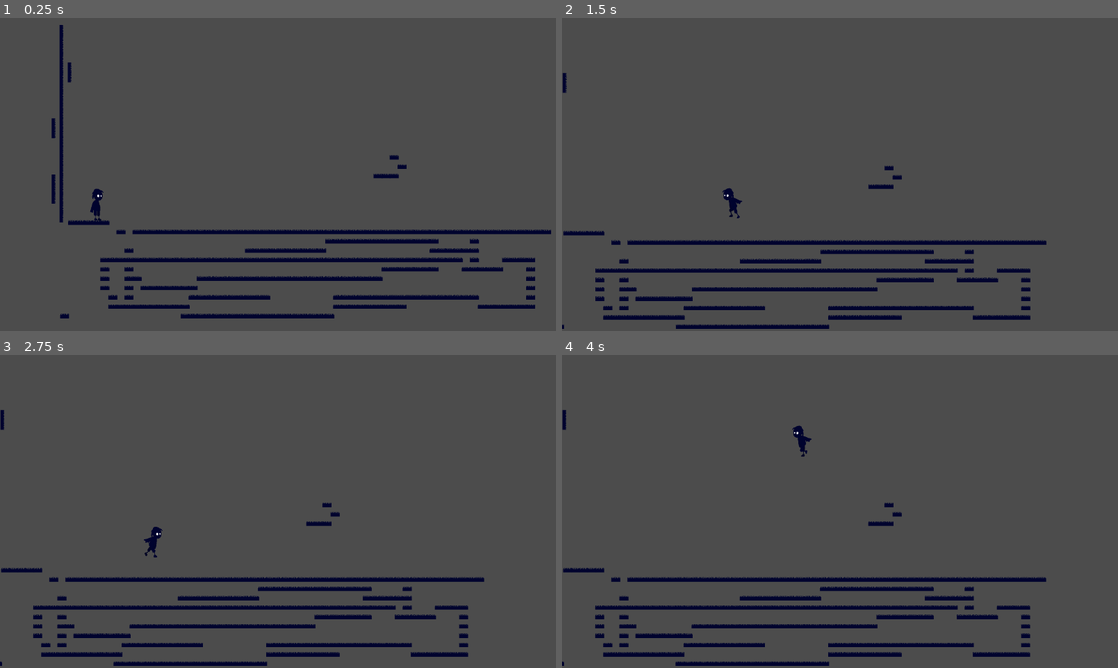
Above: before the commit, frames 1-4 (two rows, left to right).
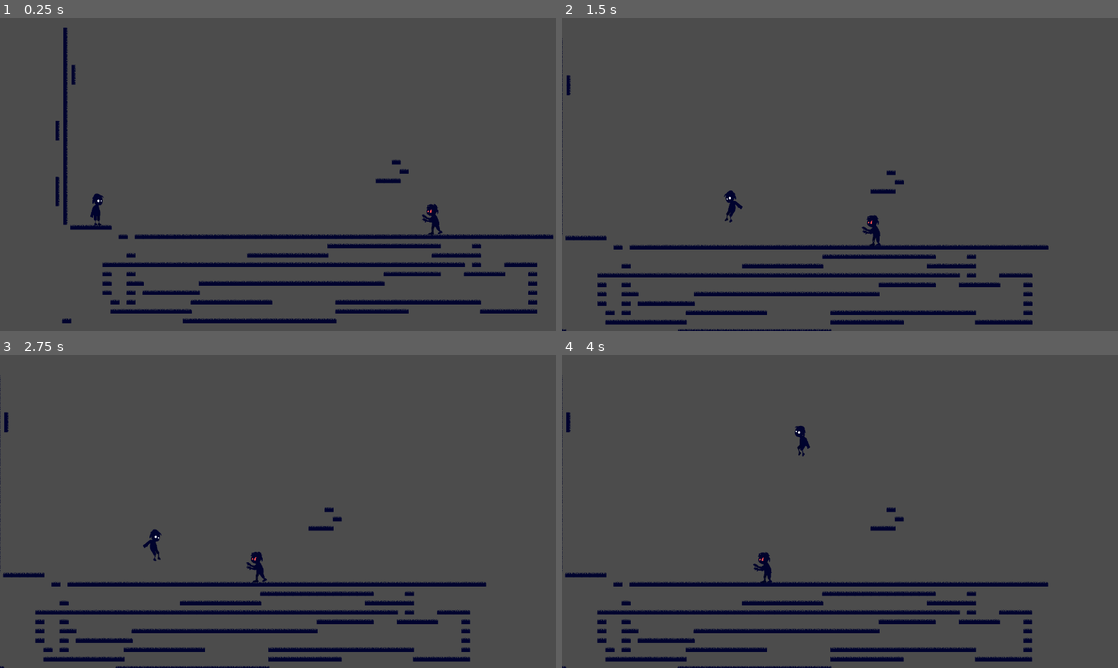
Above: after the commit, the same moments.

Repository: Harshharsh2275/Redo-a-2d-platformer
Game: Godot game, scene res://scenes/world/level.tscn
The game is run twice, just before and just after one commit, with the same random seed, the same clock (stepped at 60 frames per second) and the same inputs.
Inputs:
- Up to frame 1 (0.25 s): no input
- Up to frame 2 (1.5 s): hold Right (move_right) 0.53-1.28 s; hold Up (jump) 0.53-1.28 s; hold Left (move_left) from 1.28 s (still down); tap Up (jump) at 1.35 s
- Up to frame 3 (2.75 s): tap Up (jump) at 1.52, 1.82 s; release Left (move_left) at 2.03 s; hold Right (move_right) from 2.03 s (still down); hold Up (jump) from 2.03 s (still down)
- Up to frame 4 (4 s): release Up (jump) at 2.78 s; tap Up (jump) at 2.85, 3.02, 3.32 s; release Right (move_right) at 3.53 s; hold Left (move_left) from 3.53 s (still down); hold Up (jump) from 3.53 s (still down)

The runs differ from the first frame. In frame 1, 13% of the frame differs, in the area x 9-100%, y 2-98%; in frame 2, 11%; in frame 3, 11%; in frame 4, 11%.

Commit message:
organized and the zombie

Diff:
--- a/assets/tile_sets/Level.tres
+++ b/assets/tile_sets/Level.tres
@@ -1,16 +1,19 @@
-[gd_resource type="TileSet" load_steps=3 format=2]
+[gd_resource type="TileSet" load_steps=4 format=2]
 
-[ext_resource path="res://Game_grass1.png" type="Texture" id=1]
+[ext_resource path="res://assets/sprites/props/Game_grass1.png" type="Texture" id=1]
 
 [sub_resource type="ConvexPolygonShape2D" id=1]
-points = PoolVector2Array( 83, 29.5, 0, 29.5, 0, 0, 83, 0 )
+points = PoolVector2Array( 97, 65, 33, 65, 33, 33, 97, 33 )
+
+[sub_resource type="ConvexPolygonShape2D" id=2]
+points = PoolVector2Array( 97, 65, 1, 65, 1, 33, 97, 33 )
 
 [resource]
 0/name = "Game_grass1.png 0"
 0/texture = ExtResource( 1 )
 0/tex_offset = Vector2( 0, 0 )
 0/modulate = Color( 1, 1, 1, 1 )
-0/region = Rect2( 112, 224, 84, 32 )
+0/region = Rect2( 95, 191, 118, 96 )
 0/tile_mode = 0
 0/occluder_offset = Vector2( 0, 0 )
 0/navigation_offset = Vector2( 0, 0 )
@@ -25,5 +28,11 @@
 "one_way_margin": 1.0,
 "shape": SubResource( 1 ),
 "shape_transform": Transform2D( 1, 0, 0, 1, 0, 0 )
+}, {
+"autotile_coord": Vector2( 0, 0 ),
+"one_way": false,
+"one_way_margin": 1.0,
+"shape": SubResource( 2 ),
+"shape_transform": Transform2D( 1, 0, 0, 1, 0, 0 )
 } ]
 0/z_index = 0
--- a/scenes/characters/main_char.tscn
+++ b/scenes/characters/main_char.tscn
@@ -1,86 +1,125 @@
-[gd_scene load_steps=18 format=2]
+[gd_scene load_steps=26 format=2]
 
-[ext_resource path="res://idle_player_sheet-2.png" type="Texture" id=1]
+[ext_resource path="res://assets/sprites/characters/hero/idle_player_sheet-2.png" type="Texture" id=1]
 [ext_resource path="res://scripts/characters/main_char.gd" type="Script" id=2]
-[ext_resource path="res://running_player_sheet.png" type="Texture" id=3]
+[ext_resource path="res://assets/sprites/characters/hero/running_player_sheet.png" type="Texture" id=3]
+[ext_resource path="res://assets/sprites/characters/hero/jumping_player_down_sheet.png" type="Texture" id=4]
+[ext_resource path="res://assets/sprites/characters/hero/jumping_player_up.png" type="Texture" id=5]
 
 [sub_resource type="AtlasTexture" id=1]
+flags = 4
+atlas = ExtResource( 5 )
+region = Rect2( 0, 0, 300, 300 )
+
+[sub_resource type="AtlasTexture" id=2]
+flags = 4
+atlas = ExtResource( 5 )
+region = Rect2( 300, 0, 300, 300 )
+
+[sub_resource type="AtlasTexture" id=3]
+flags = 4
+atlas = ExtResource( 5 )
+region = Rect2( 0, 300, 300, 300 )
+
+[sub_resource type="AtlasTexture" id=4]
+flags = 4
+atlas = ExtResource( 4 )
+region = Rect2( 0, 0, 300, 300 )
+
+[sub_resource type="AtlasTexture" id=5]
+flags = 4
+atlas = ExtResource( 4 )
+region = Rect2( 300, 0, 300, 300 )
+
+[sub_resource type="AtlasTexture" id=6]
+flags = 4
+atlas = ExtResource( 4 )
+region = Rect2( 0, 300, 300, 300 )
+
+[sub_resource type="AtlasTexture" id=7]
 flags = 4
 atlas = ExtResource( 1 )
 region = Rect2( 0, 0, 300, 300 )
 
-[sub_resource type="AtlasTexture" id=2]
+[sub_resource type="AtlasTexture" id=8]
 flags = 4
 atlas = ExtResource( 1 )
 region = Rect2( 300, 0, 300, 300 )
 
-[sub_resource type="AtlasTexture" id=3]
+[sub_resource type="AtlasTexture" id=9]
 flags = 4
 atlas = ExtResource( 1 )
 region = Rect2( 600, 0, 300, 300 )
 
-[sub_resource type="AtlasTexture" id=4]
+[sub_resource type="AtlasTexture" id=10]
 flags = 4
 atlas = ExtResource( 1 )
 region = Rect2( 0, 300, 300, 300 )
 
-[sub_resource type="AtlasTexture" id=5]
+[sub_resource type="AtlasTexture" id=11]
 flags = 4
 atlas = ExtResource( 1 )
 region = Rect2( 300, 300, 300, 300 )
 
-[sub_resource type="AtlasTexture" id=6]
+[sub_resource type="AtlasTexture" id=12]
 flags = 4
 atlas = ExtResource( 1 )
 region = Rect2( 600, 300, 300, 300 )
 
-[sub_resource type="AtlasTexture" id=7]
+[sub_resource type="AtlasTexture" id=13]
 flags = 4
 atlas = ExtResource( 3 )
 region = Rect2( 0, 0, 300, 300 )
 
-[sub_resource type="AtlasTexture" id=8]
+[sub_resource type="AtlasTexture" id=14]
 flags = 4
 atlas = ExtResource( 3 )
 region = Rect2( 300, 0, 300, 300 )
 
-[sub_resource type="AtlasTexture" id=9]
+[sub_resource type="AtlasTexture" id=15]
 flags = 4
 atlas = ExtResource( 3 )
 region = Rect2( 600, 0, 300, 300 )
 
-[sub_resource type="AtlasTexture" id=10]
+[sub_resource type="AtlasTexture" id=16]
 flags = 4
 atlas = ExtResource( 3 )
 region = Rect2( 0, 300, 300, 300 )
 
-[sub_resource type="AtlasTexture" id=11]
+[sub_resource type="AtlasTexture" id=17]
 flags = 4
 atlas = ExtResource( 3 )
 region = Rect2( 300, 300, 300, 300 )
 
-[sub_resource type="AtlasTexture" id=12]
+[sub_resource type="AtlasTexture" id=18]
 flags = 4
 atlas = ExtResource( 3 )
 region = Rect2( 600, 300, 300, 300 )
 
-[sub_resource type="SpriteFrames" id=13]
+[sub_resource type="SpriteFrames" id=19]
 animations = [ {
 "frames": [ SubResource( 1 ), SubResource( 2 ), SubResource( 3 ), SubResource( 4 ), SubResource( 5 ), SubResource( 6 ) ],
+"loop": true,
+"name": "player_jumping",
+"speed": 5.0
+}, {
+"frames": [ SubResource( 7 ), SubResource( 8 ), SubResource( 9 ), SubResource( 10 ), SubResource( 11 ), SubResource( 12 ) ],
 "loop": true,
 "name": "player_idle",
 "speed": 5.0
 }, {
-"frames": [ SubResource( 7 ), SubResource( 8 ), SubResource( 9 ), SubResource( 10 ), SubResource( 11 ), SubResource( 12 ) ],
+"frames": [ SubResource( 13 ), SubResource( 14 ), SubResource( 15 ), SubResource( 16 ), SubResource( 17 ), SubResource( 18 ) ],
 "loop": true,
 "name": "player_running",
 "speed": 8.0
 } ]
 
-[sub_resource type="RectangleShape2D" id=14]
+[sub_resource type="RectangleShape2D" id=20]
 extents = Vector2( 43.5176, 109.079 )
 
-[node name="Player" type="KinematicBody2D"]
+[node name="Player" type="KinematicBody2D" groups=[
+"player_attacks",
+]]
 position = Vector2( 473.304, 204.544 )
 collision_layer = 0
 script = ExtResource( 2 )
@@ -89,12 +128,12 @@
 
 [node name="AnimatedSprite" type="AnimatedSprite" parent="Body"]
 position = Vector2( 3.85526, -0.550751 )
-frames = SubResource( 13 )
-animation = "player_idle"
+frames = SubResource( 19 )
+animation = "player_jumping"
 
 [node name="CollisionShape2D" type="CollisionShape2D" parent="."]
 position = Vector2( 4.17838, 25.5352 )
-shape = SubResource( 14 )
+shape = SubResource( 20 )
 
 [node name="GroundCheck" type="Node2D" parent="."]
 position = Vector2( 6.05945, 25 )
--- /dev/null
+++ b/scenes/characters/zombie.tscn
@@ -0,0 +1,80 @@
+[gd_scene load_steps=12 format=2]
+
+[ext_resource path="res://assets/sprites/characters/villian/zombie_walking_sheet.png" type="Texture" id=1]
+[ext_resource path="res://scripts/characters/zombie.gd" type="Script" id=2]
+
+[sub_resource type="AtlasTexture" id=1]
+flags = 4
+atlas = ExtResource( 1 )
+region = Rect2( 0, 0, 300, 300 )
+
+[sub_resource type="AtlasTexture" id=2]
+flags = 4
+atlas = ExtResource( 1 )
+region = Rect2( 300, 0, 300, 300 )
+
+[sub_resource type="AtlasTexture" id=3]
+flags = 4
+atlas = ExtResource( 1 )
+region = Rect2( 600, 0, 300, 300 )
+
+[sub_resource type="AtlasTexture" id=4]
+flags = 4
+atlas = ExtResource( 1 )
+region = Rect2( 900, 0, 300, 300 )
+
+[sub_resource type="AtlasTexture" id=5]
+flags = 4
+atlas = ExtResource( 1 )
+region = Rect2( 1200, 0, 300, 300 )
+
+[sub_resource type="SpriteFrames" id=6]
+animations = [ {
+"frames": [ SubResource( 1 ), SubResource( 2 ), SubResource( 3 ), SubResource( 4 ), SubResource( 5 ) ],
+"loop": true,
+"name": "zombie_running",
+"speed": 5.0
+} ]
+
+[sub_resource type="RectangleShape2D" id=7]
+extents = Vector2( 12.6887, 32.8772 )
+
+[sub_resource type="RectangleShape2D" id=8]
+extents = Vector2( 14.9305, 31.9789 )
+
+[sub_resource type="RectangleShape2D" id=9]
+extents = Vector2( 17.3091, 22.4652 )
+
+[node name="zombie" type="KinematicBody2D"]
+position = Vector2( 619.426, 274.357 )
+collision_layer = 2147483649
+collision_mask = 2147483649
+script = ExtResource( 2 )
+speed = 100
+
+[node name="Body" type="Node2D" parent="."]
+
+[node name="AnimatedSprite" type="AnimatedSprite" parent="Body"]
+scale = Vector2( 0.32, 0.32 )
+frames = SubResource( 6 )
+animation = "zombie_running"
+frame = 1
+speed_scale = 2.0
+
+[node name="CollisionShape2D" type="CollisionShape2D" parent="."]
+position = Vector2( -3.38347, 3.10168 )
+shape = SubResource( 7 )
+
+[node name="KillArea" type="Area2D" parent="."]
+
+[node name="CollisionShape2D" type="CollisionShape2D" parent="KillArea"]
+position = Vector2( -4.75677, 2.37842 )
+shape = SubResource( 8 )
+
+[node name="AttackArea" type="Area2D" parent="."]
+
+[node name="CollisionShape2D" type="CollisionShape2D" parent="AttackArea"]
+position = Vector2( 20.8111, 0.594604 )
+shape = SubResource( 9 )
+[connection signal="body_entered" from="KillArea" to="." method="_on_KillArea_body_entered"]
+[connection signal="body_entered" from="AttackArea" to="." method="_on_AttackArea_body_entered"]
--- a/scenes/world/level.tscn
+++ b/scenes/world/level.tscn
@@ -1,5 +1,6 @@
-[gd_scene load_steps=4 format=2]
+[gd_scene load_steps=5 format=2]
 
+[ext_resource path="res://scenes/characters/zombie.tscn" type="PackedScene" id=1]
 [ext_resource path="res://assets/tile_sets/Level.tres" type="TileSet" id=2]
 [ext_resource path="res://scenes/props/SnowFall.tscn" type="PackedScene" id=3]
 [ext_resource path="res://scenes/characters/main_char.tscn" type="PackedScene" id=4]
@@ -45,3 +46,7 @@
 drag_margin_v_enabled = true
 smoothing_enabled = true
 editor_draw_limits = true
+
+[node name="zombie" parent="." instance=ExtResource( 1 )]
+position = Vector2( 858.301, 486.337 )
+[connection signal="kill_player" from="zombie" to="Player" method="_on_zombie_kill_player"]
--- a/scripts/characters/main_char.gd
+++ b/scripts/characters/main_char.gd
@@ -45,10 +45,15 @@
 
 func _assign_animation():
 	var anim = "player_idle"
-	if velocity.x != 0:
+	if !is_grounded:
+		anim = "player_jumping"
+	elif velocity.x != 0:
 		anim = "player_running"
-	else:
-		anim = "player_idle"
 	if body.get_child(0).animation != anim:
 		print($Body/AnimatedSprite.animation)
 		body.get_child(0).play(anim)
+
+
+func _on_zombie_kill_player():
+	self.queue_free()
+	pass
--- /dev/null
+++ b/scripts/characters/zombie.gd
@@ -0,0 +1,41 @@
+extends KinematicBody2D
+
+var velocity: Vector2 = Vector2(0,0)
+const UP: Vector2 = Vector2(0,-1)
+export var speed: int = 300
+export var direction: int = -1
+var gravity: int = 1200
+
+signal kill_player
+
+func _ready():
+
+	$Body.scale.x = direction
+
+func _physics_process(delta):
+
+	if self.is_on_wall():
+		_change_dir()
+
+	velocity.y += gravity * delta
+	velocity.x = lerp(velocity.x, speed * direction, 0.2)
+	velocity = move_and_slide(velocity, UP)
+	$Body/AnimatedSprite.play("zombie_running")
+
+
+func _change_dir():
+
+	direction *= -1
+	$Body.scale.x = direction
+
+
+func _on_KillArea_body_entered(body):
+	if body.is_in_group("player_attacks"):
+		self.queue_free()
+	pass
+
+
+func _on_AttackArea_body_entered(body):
+	if body.is_in_group("player_attacks"):
+		emit_signal("kill_player")
+	pass
Renamed: Game_main_character.png -> assets/sprites/characters/hero/Game_main_character.png
Not shown, changed: assets/sprites/characters/hero/Game_main_character.png.import
Renamed: Game_main_character_atlas.png -> assets/sprites/characters/hero/Game_main_character_atlas.png
Not shown, added: assets/sprites/characters/hero/Game_main_character_atlas.png.import
Renamed: idle_player_sheet-2.png -> assets/sprites/characters/hero/idle_player_sheet-2.png
Not shown, changed: assets/sprites/characters/hero/idle_player_sheet-2.png.import
Binary file added: assets/sprites/characters/hero/jumping_player_down_sheet.png
Not shown, changed: assets/sprites/characters/hero/jumping_player_down_sheet.png.import
Binary file added: assets/sprites/characters/hero/jumping_player_up.png
Not shown, changed: assets/sprites/characters/hero/jumping_player_up.png.import
Renamed: running_player_sheet.png -> assets/sprites/characters/hero/running_player_sheet.png
Not shown, changed: assets/sprites/characters/hero/running_player_sheet.png.import
(and 25 more such lines)
